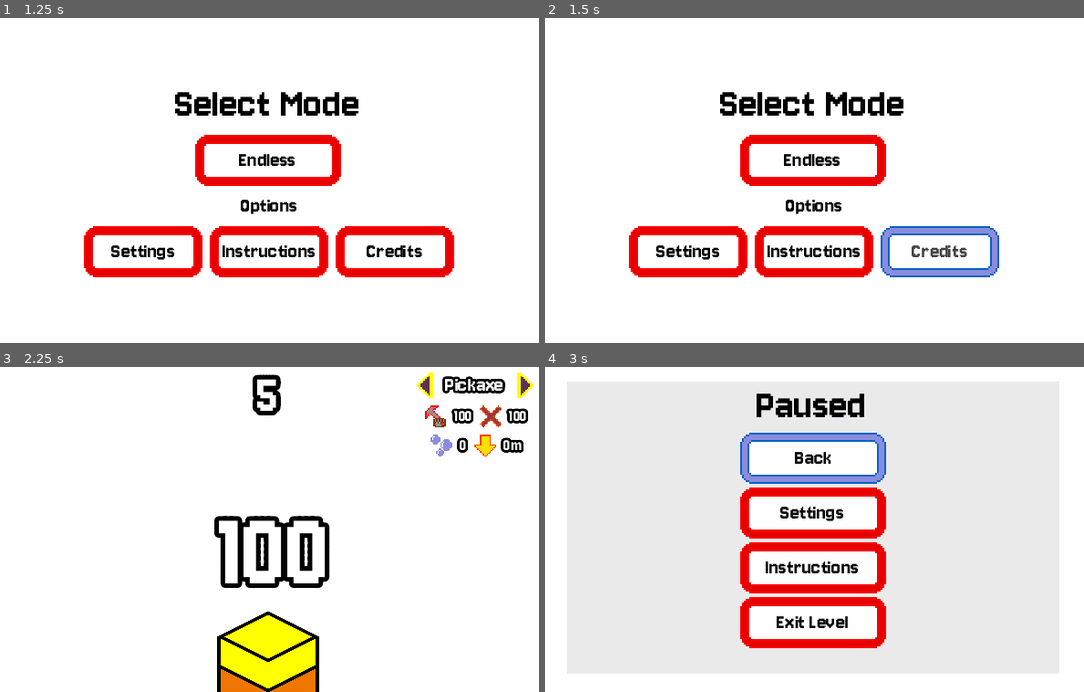
Above: before the commit, frames 1-4 (two rows, left to right).
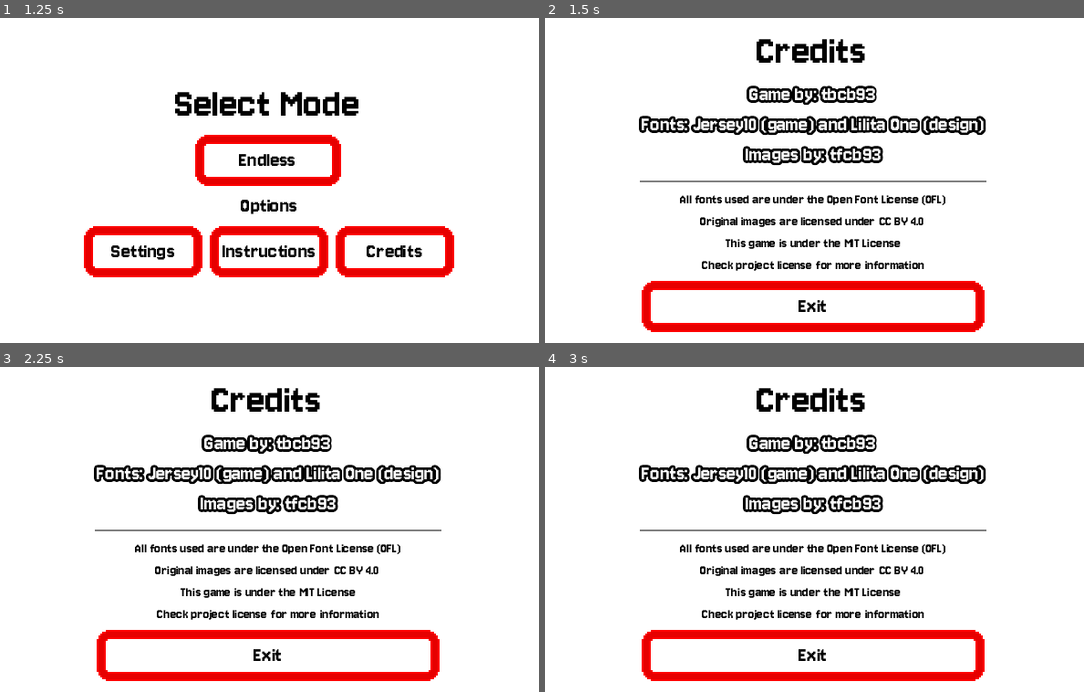
Above: after the commit, the same moments.

Repository: tfcb93/block-in-bits
Game: Godot game, scene res://Scenes/game.tscn
Same seed, same stepped clock (60 frames per second), same inputs: the game is played once before the commit and once after it.
Inputs (mouse positions are in pixels of both pictures, inside the frame that each line leads up to):
- Up to frame 1 (1.25 s): tap Enter (start) at 0.5 s; hold Right (right) from 0.53 s (still down); hold Z (action) from 0.53 s (still down)
- Up to frame 2 (1.5 s): release Right (right) at 1.25 s; release Z (action) at 1.25 s; click "Credits" at 1.25 s
- Up to frame 3 (2.25 s): click (269, 510) at 2 s, where only the run before the commit has a clickable "Endless"
- Up to frame 4 (3 s): tap Enter (start) at 2.75 s; hold Left (left) from 2.78 s (still down); tap X (secondary) at 2.85 s

Frame 1 is identical in both runs. In frame 2, 20% of the frame differs, in the area x 15-85%, y 6-97%; in frame 3, 18%; in frame 4, 18%.

Commit message:
Creates credits page; Includes license text

Diff:
--- /dev/null
+++ b/Scenes/credits.tscn
@@ -0,0 +1,66 @@
+[gd_scene load_steps=5 format=3 uid="uid://crwj5y6c6j8pk"]
+
+[ext_resource type="Script" path="res://Scripts/credits.gd" id="1_mty1u"]
+[ext_resource type="LabelSettings" uid="uid://clji31jb7p4ew" path="res://Resources/big_text_label.tres" id="2_mig1i"]
+[ext_resource type="LabelSettings" uid="uid://cjjnsblduleoc" path="res://Resources/small_label_text.tres" id="3_skskh"]
+[ext_resource type="LabelSettings" uid="uid://bsm7x5clu6urn" path="res://Resources/very_small_label_text.tres" id="4_74ap6"]
+
+[node name="Credits" type="Node2D"]
+script = ExtResource("1_mty1u")
+
+[node name="interface" type="CanvasLayer" parent="."]
+unique_name_in_owner = true
+
+[node name="background" type="ColorRect" parent="interface"]
+anchors_preset = 15
+anchor_right = 1.0
+anchor_bottom = 1.0
+grow_horizontal = 2
+grow_vertical = 2
+
+[node name="VBoxContainer" type="VBoxContainer" parent="interface"]
+anchors_preset = 8
+anchor_left = 0.5
+anchor_top = 0.5
+anchor_right = 0.5
+anchor_bottom = 0.5
+offset_left = -40.0
+offset_top = -20.0
+offset_right = 40.0
+offset_bottom = 20.0
+grow_horizontal = 2
+grow_vertical = 2
+
+[node name="Title" type="Label" parent="interface/VBoxContainer"]
+layout_mode = 2
+text = "Credits"
+label_settings = ExtResource("2_mig1i")
+horizontal_alignment = 1
+
+[node name="Label2" type="Label" parent="interface/VBoxContainer"]
+layout_mode = 2
+text = "Game by: tbcb93
+Fonts: Jersey10 (game) and Lilita One (design)
+Images by: tfcb93"
+label_settings = ExtResource("3_skskh")
+horizontal_alignment = 1
+
+[node name="HSeparator" type="HSeparator" parent="interface/VBoxContainer"]
+layout_mode = 2
+
+[node name="Label3" type="Label" parent="interface/VBoxContainer"]
+layout_mode = 2
+text = "All fonts used are under the Open Font License (OFL)
+Original images are licensed under CC BY 4.0
+This game is under the MIT License
+Check project license for more information"
+label_settings = ExtResource("4_74ap6")
+horizontal_alignment = 1
+
+[node name="btn_exit" type="Button" parent="interface/VBoxContainer"]
+unique_name_in_owner = true
+custom_minimum_size = Vector2(80, 0)
+layout_mode = 2
+text = "Exit"
+
+[connection signal="pressed" from="interface/VBoxContainer/btn_exit" to="." method="_on_btn_exit_pressed"]
--- a/Scenes/game.tscn
+++ b/Scenes/game.tscn
@@ -6,6 +6,7 @@
 [ext_resource type="PackedScene" uid="uid://gttnpa80nl25" path="res://Scenes/mode_selection.tscn" id="3_crkq4"]
 [ext_resource type="PackedScene" uid="uid://dcu3ynjpt6gem" path="res://Scenes/settings.tscn" id="5_bw20d"]
 [ext_resource type="PackedScene" uid="uid://dsxhqpayo8uwk" path="res://Scenes/instructions.tscn" id="6_ecaik"]
+[ext_resource type="PackedScene" uid="uid://crwj5y6c6j8pk" path="res://Scenes/credits.tscn" id="7_pukup"]
 
 [node name="game" type="Node2D"]
 script = ExtResource("1_25r8w")
@@ -20,3 +21,5 @@
 [node name="Settings" parent="." instance=ExtResource("5_bw20d")]
 
 [node name="Instructions" parent="." instance=ExtResource("6_ecaik")]
+
+[node name="Credits" parent="." instance=ExtResource("7_pukup")]
--- /dev/null
+++ b/Scripts/credits.gd
@@ -0,0 +1,12 @@
+extends Node2D;
+
+func _ready() -> void:
+	%interface.visible = false;
+	Events.connect("open_credits", _on_open_credits);
+
+func _on_open_credits() -> void:
+	%interface.visible = true;
+
+func _on_btn_exit_pressed() -> void:
+	%interface.visible = false;
+	Events.emit_signal("close_credits");
--- a/Scripts/mode_selection.gd
+++ b/Scripts/mode_selection.gd
@@ -2,6 +2,7 @@
 
 func _ready() -> void:
 	Events.connect("open_select_mode", _on_open_select_mode);
+	Events.connect("close_credits", _on_close_credits);
 	Events.connect("close_settings_to_selection", _on_close_settings);
 	Events.connect("close_instructions_to_selection", _on_close_instructions);
 
@@ -20,6 +21,9 @@
 func _on_close_instructions() -> void:
 	%interface.visible = true;
 
+func _on_close_credits() -> void:
+	%interface.visible = true;
+
 func _on_btn_endless_pressed() -> void:
 	_on_close_select_mode();
 	Events.emit_signal("start_game");
@@ -35,4 +39,5 @@
 
 
 func _on_btn_credits_pressed() -> void:
-	pass # Replace with function body.
+	%interface.visible = false;
+	Events.emit_signal("open_credits");
Not shown: 1 places in Scenes/game.tscn that only renumber resources
Not shown, added: license
